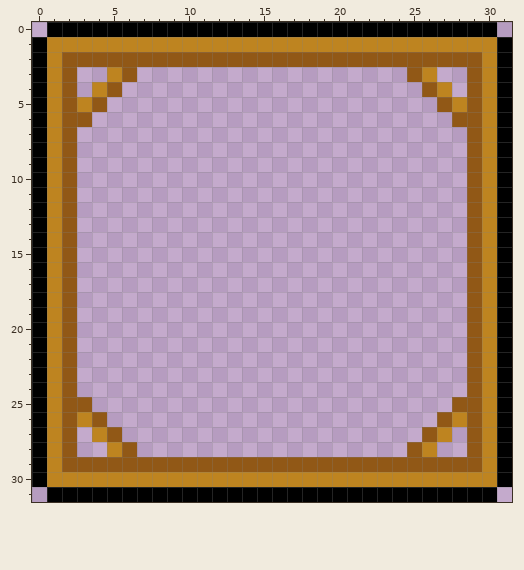
A pixel-art file gets an edit: src/assets/button-border.aseprite. The first picture shows the starting point.
32x32 pixels, 1 frame.
The result:
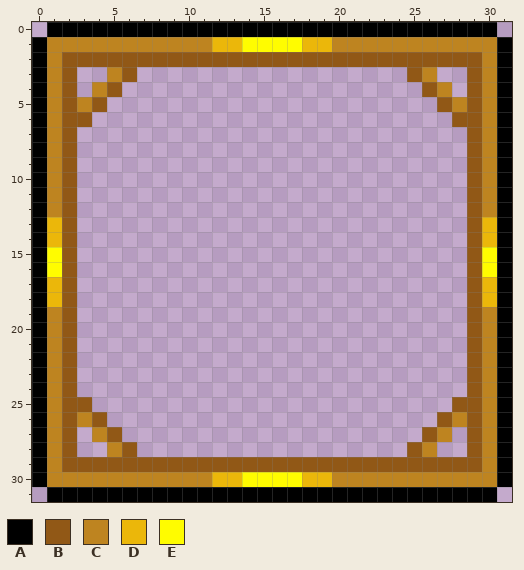
Palette (. is transparent): A #000000  B #915816  C #be8420  D #ebb70a  E #fffc00
What changed:
Colour D replaces colour C in row 1 at x 12 to 13 and 18 to 19; in rows 13 to 14 at x 1 and 30; in rows 17 to 18 at x 1 and 30; in row 30 at x 12 to 13 and 18 to 19.
Colour E replaces colour C in row 1 at x 14 to 17; in rows 15 to 16 at x 1 and 30; in row 30 at x 14 to 17.
Boxes around the changes in both pictures, in picture pixels (x1, y1, x2, y2):
changed: (212, 37, 332, 52)
changed: (47, 217, 62, 307)
changed: (482, 217, 497, 307)
changed: (212, 472, 332, 487)
